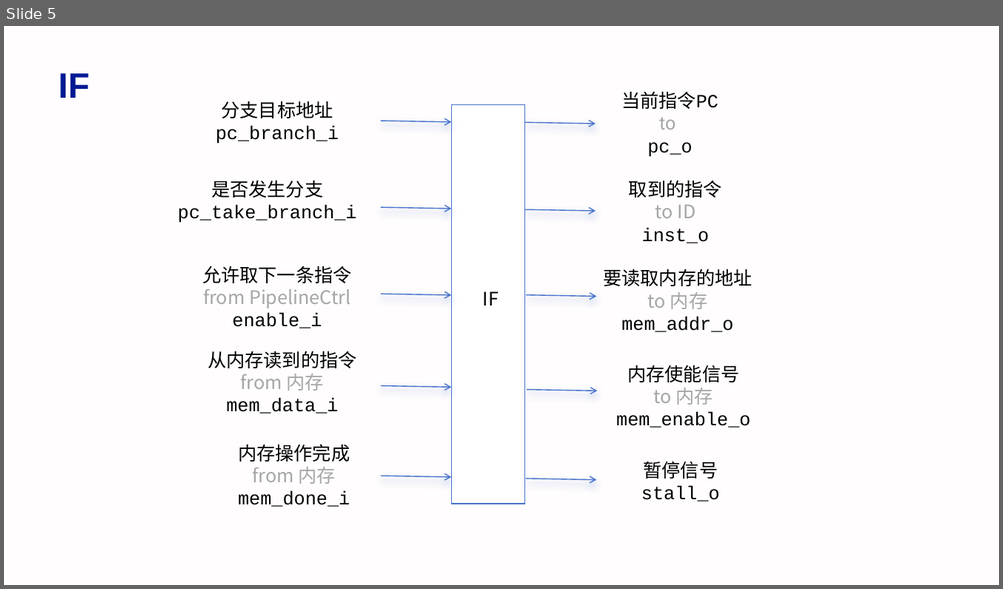
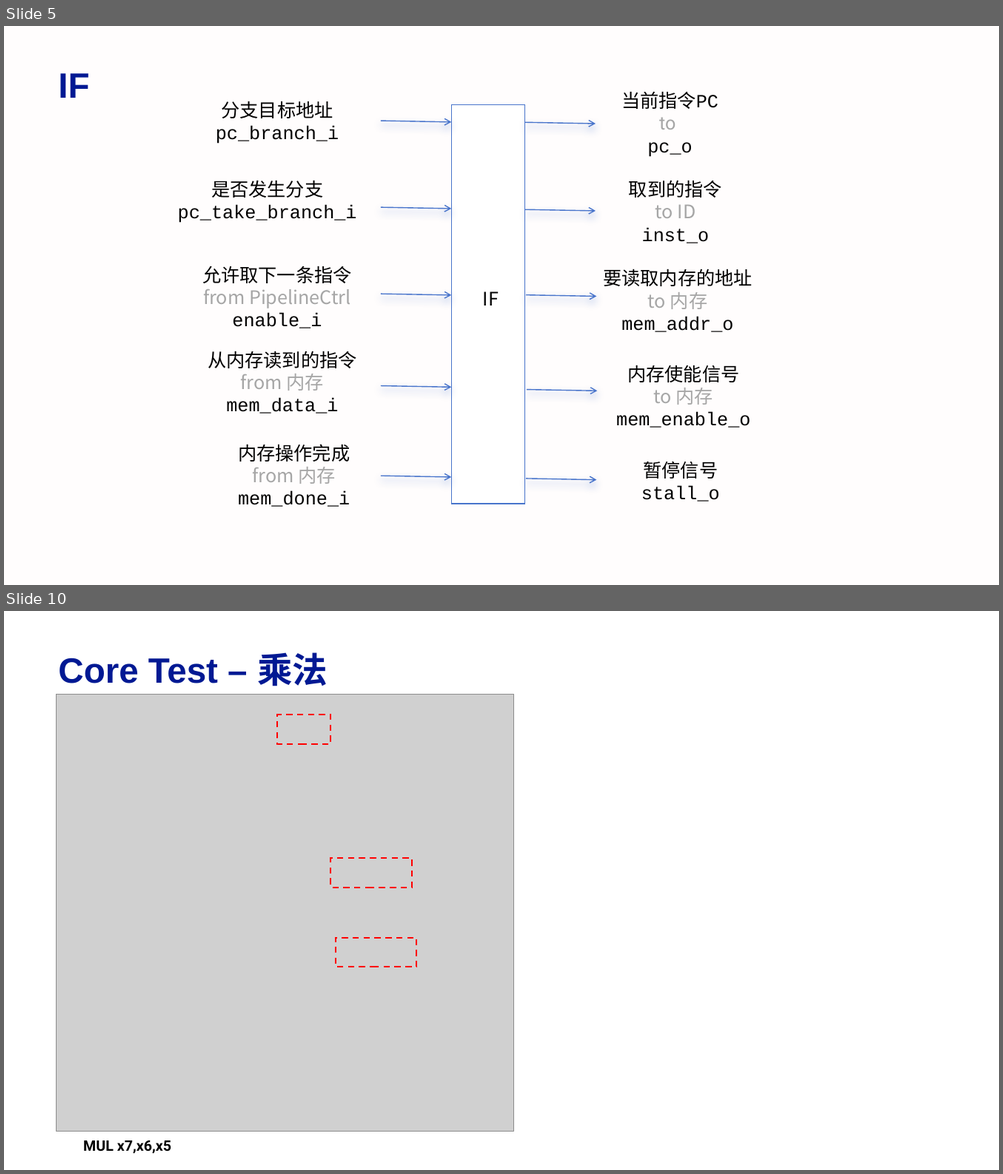
Before and after one commit to ningantrq/trq_minisys_rv, a slide deck: figure/trq_minisys_fig.pptx. Shown one above the other, each under a label of ours: slide 5 before the commit, slides 5 and 10 after it; the slides between them are not shown. The pictures are 1003x589 and 1003x1174 pixels, drawn with LibreOffice and Linux fonts; fonts in the diff are those of the drawing; grey boxes stand for pictures. Boxes give left, top, right and bottom in pixels: in the first picture for what was removed or moved away, otherwise in the second. Text is boxed around its words. In the diff, an @@ line names an element or a change of style, - is before the commit and + after.

Commit message:
test: add the test details of core and uart

```diff
--- a/figure/trq_minisys_fig.pptx
+++ b/figure/trq_minisys_fig.pptx
@@ slide 10 added at <box>4,611,999,1170</box>, background #FFFFFF @@
@@ text added at <box>58,652,327,686</box>, 34 pt, text #011993, bold @@
+Core Test – 乘法
@@ picture added at <box>57,694,515,1131</box> @@
@@ rectangle added at <box>277,715,331,744</box>, outline #FF0000 1.5 pt dashed @@
@@ rectangle added at <box>331,858,412,888</box>, outline #FF0000 1.5 pt dashed @@
@@ rectangle added at <box>336,938,417,968</box>, outline #FF0000 1.5 pt dashed @@
@@ text added at <box>83,1141,171,1154</box>, 14 pt, text #000000, bold @@
+MUL x7,x6,x5
```
Also in this commit, not shown: 5 other slides added, 10 other files.
